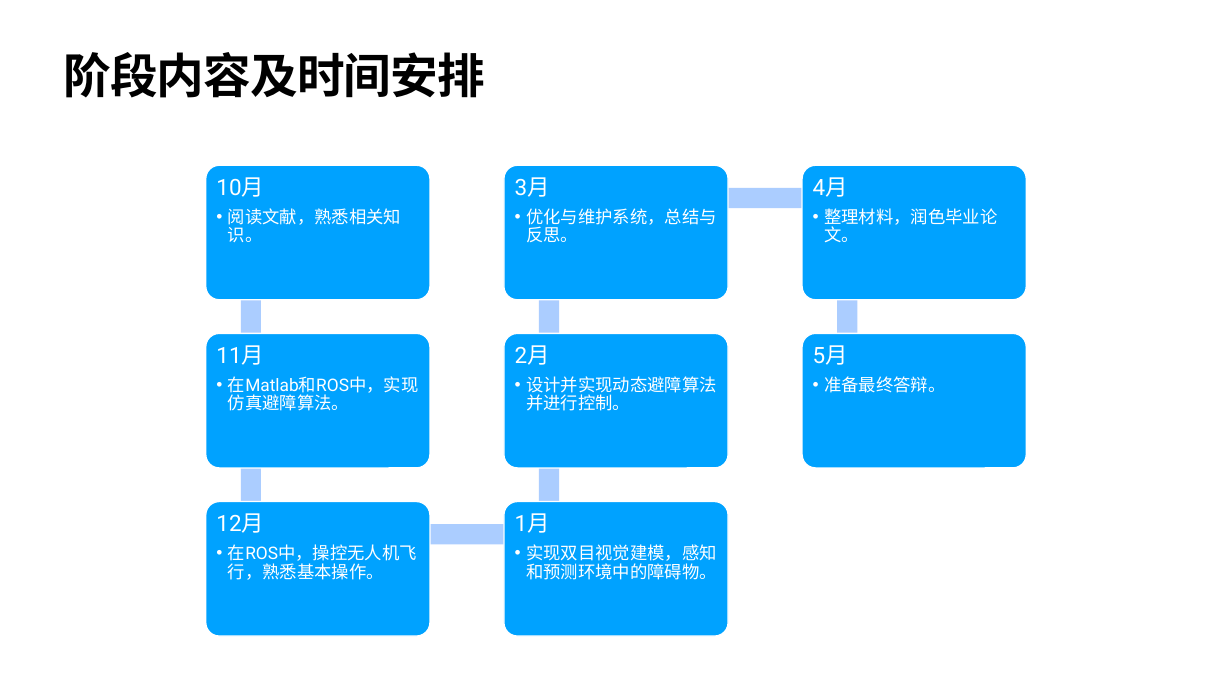
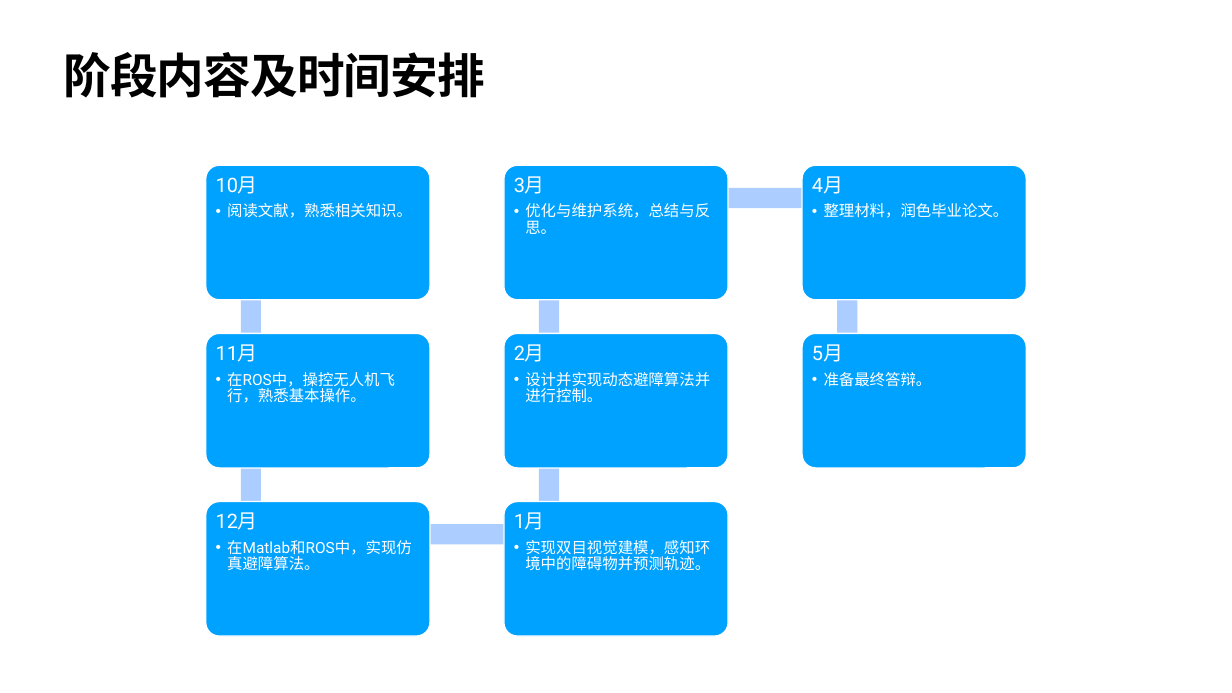
Before and after one commit to HuaYuXiao/AStar-Planner, a slide deck: slide 9 of 报告论文/开题报告/开题报告-华羽霄.pptx. Drawn at 1232x693 pixels with LibreOffice and Linux fonts; fonts in the diff are those of the drawing; background and template pictures are left out. Boxes give left, top, right and bottom in pixels: in the first picture for what was removed or moved away, otherwise in the second. Text is boxed around its words. In the diff, an @@ line names an element or a change of style, - is before the commit and + after.

```diff
--- a/报告论文/开题报告/开题报告-华羽霄.pptx
+++ b/报告论文/开题报告/开题报告-华羽霄.pptx
@@ text "10月" at <box>216,176,412,218</box>: size 35 to 31 pt in "10月"; size 27 to 24 pt in "阅读文献，熟悉相关知识。"; less space between paragraphs @@
@@ text "3月" at <box>514,176,710,234</box>: size 35 to 31 pt in "3月"; size 27 to 24 pt in "优化与维护系统，总结与反思。"; less space between paragraphs @@
@@ text "4月" at <box>812,176,1009,218</box>: size 35 to 31 pt in "4月"; size 27 to 24 pt in "整理材料，润色毕业论文。"; less space between paragraphs @@
@@ text "11月": place and size @@
-text "11月" at <box>216,513,417,580</box>
+text "11月" at <box>216,344,395,403</box>
@@ text at <box>216,344,258,362</box>: text changed; size 35 to 31 pt @@
-12月
+11月
@@ text "2月" at <box>514,344,710,403</box>: size 35 to 31 pt in "2月"; size 27 to 24 pt in "设计并实现动态避障算法并进行控制。"; less space between paragraphs @@
@@ text "5月" at <box>812,344,932,387</box>: size 35 to 31 pt in "5月"; size 27 to 24 pt in "准备最终答辩。"; less space between paragraphs @@
@@ text at <box>227,372,395,403</box>: size 27 to 24 pt in "在ROS中，操控无人机飞行，熟悉基本操作。" @@
@@ text "12月": place and size @@
-text "12月" at <box>216,345,418,411</box>
+text "12月" at <box>216,512,412,571</box>
@@ text at <box>216,512,258,530</box>: text changed; size 35 to 31 pt @@
-11月
+12月
@@ text at <box>514,512,545,530</box>: size 35 to 31 pt in "1月"; less space between paragraphs @@
@@ text at <box>227,540,412,571</box>: size 27 to 24 pt in "在Matlab和ROS中，实现仿真避障算法。" @@
@@ text at <box>525,540,710,571</box>: text changed; size 27 to 24 pt @@
-  • 实现双目视觉建模，感知和预测环境中的障碍物。
+  • 实现双目视觉建模，感知环境中的障碍物并预测轨迹。
```
Also in this commit, not shown: 7 other slides changed, 3 other files.
